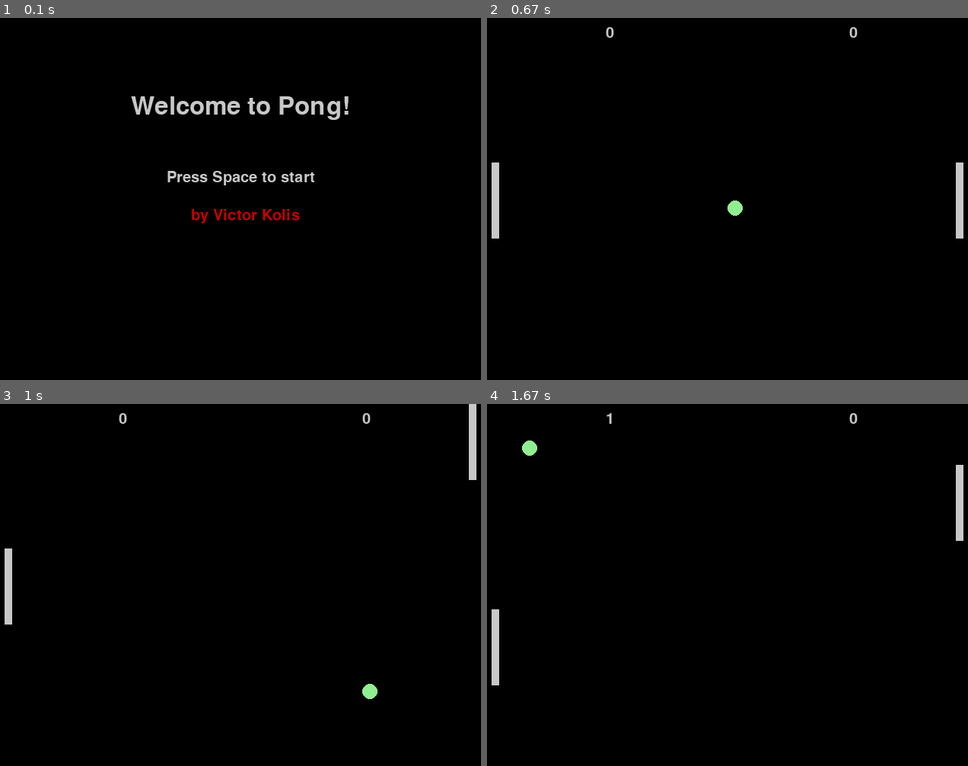
Above: before the commit, frames 1-4 (two rows, left to right).
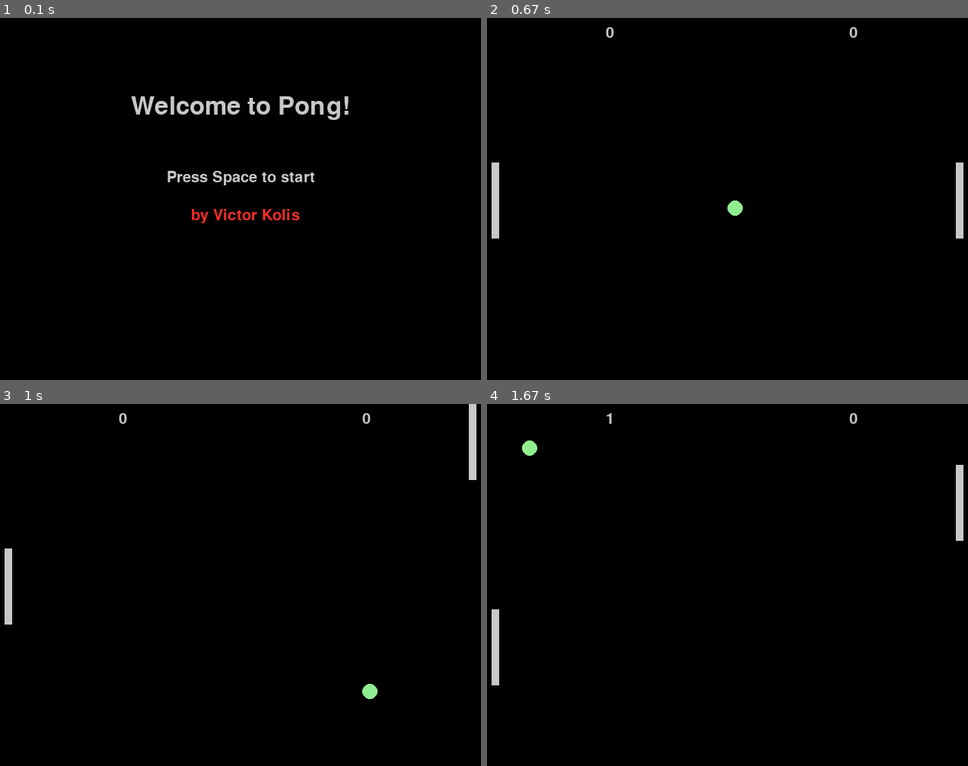
Above: after the commit, the same moments.

Repository: vvrmatos/python-programs
Game: pygame game, started from games/pong/pong.py
Two runs of this game, one before a commit and one after it. Both use one fixed random seed, a clock stepped at 60 frames per second and the inputs below.
Inputs:
- Up to frame 1 (0.1 s): no input
- Up to frame 2 (0.67 s): tap Space at 0.33 s
- Up to frame 3 (1 s): hold Up from 0.67 s (still down); tap Space at 0.73 s
- Up to frame 4 (1.67 s): tap Space at 1.03, 1.23, 1.57 s; release Up at 1.13 s; hold Down 1.17-1.47 s; hold S 1.17-1.47 s; hold Up from 1.5 s (still down); hold W from 1.5 s (still down)

The runs differ from the first frame. In frame 1, 0.3% of the frame differs, in the area x 39-63%, y 52-57%; in frame 2, nothing differs; in frame 3, nothing differs; in frame 4, nothing differs.

Commit message:
small changes, new programs

Diff:
--- a/games/pong/pong.py
+++ b/games/pong/pong.py
@@ -31,16 +31,16 @@
 FONT_SIZE = 30
 WHITE = (200, 200, 200)
 GREEN = (144, 238, 144)
-RED = (200, 0, 0)
+RED = (250, 45, 40)
 
 # Audible
-hit_sound = pygame.mixer.Sound("hit.mp3")
-score_sound = pygame.mixer.Sound("score.mp3")
+hit_sound = pygame.mixer.Sound('hit.mp3')
+score_sound = pygame.mixer.Sound('score.mp3')
 score_sound.set_volume(0.3)
 
 # Set up the display
 screen = pygame.display.set_mode((SCREEN_WIDTH, SCREEN_HEIGHT))
-pygame.display.set_caption("Pong")
+pygame.display.set_caption('Pong')
 font = pygame.font.Font(None, FONT_SIZE)
 
 # Paddle settings
@@ -76,9 +76,9 @@
                     intro = False
 
         screen.fill((0, 0, 0))
-        title_text = title_font.render("Welcome to Pong!", True, WHITE)
-        instruction_text = font.render("Press Space to start", True, WHITE)
-        author_text = font.render("by Victor Kolis", True, RED)
+        title_text = title_font.render('Welcome to Pong!', True, WHITE)
+        instruction_text = font.render('Press Space to start', True, WHITE)
+        author_text = font.render('by Victor Kolis', True, RED)
         screen.blit(title_text, (SCREEN_WIDTH // 2 - title_text.get_width() // 2, 100))
         screen.blit(instruction_text, (SCREEN_WIDTH // 2 - instruction_text.get_width() // 2, 200))
         screen.blit(author_text, (SCREEN_WIDTH // 2 - instruction_text.get_width() // 3, 250))
--- /dev/null
+++ b/pygame-tut/00-learning-the-basics/02-objects-and-fonts/00_rect.py
@@ -0,0 +1,61 @@
+import pygame
+import sys
+
+# Initialize Pygame
+pygame.init()
+
+# Constants for the screen dimensions
+SCREEN_WIDTH, SCREEN_HEIGHT = 640, 480
+
+# Create the screen object
+screen = pygame.display.set_mode((SCREEN_WIDTH, SCREEN_HEIGHT))
+
+# Colors
+WHITE = (255, 255, 255)
+BLUE = (0, 0, 255)
+
+# Rectangle details
+rect_x, rect_y = 300, 220  # Initial position
+rect_width, rect_height = 60, 40
+rect_speed = 5  # Movement speed per frame
+
+# Clock to control the frame rate
+clock = pygame.time.Clock()
+
+# Game loop
+running = True
+while running:
+    for event in pygame.event.get():
+        if event.type == pygame.QUIT:
+            running = False
+
+    # Key press detection
+    keys = pygame.key.get_pressed()
+    if keys[pygame.K_LEFT]:
+        rect_x -= rect_speed
+    if keys[pygame.K_RIGHT]:
+        rect_x += rect_speed
+    if keys[pygame.K_UP]:
+        rect_y -= rect_speed
+    if keys[pygame.K_DOWN]:
+        rect_y += rect_speed
+
+    # Prevent the rectangle from going out of the window
+    rect_x = max(0, min(SCREEN_WIDTH - rect_width, rect_x))
+    rect_y = max(0, min(SCREEN_HEIGHT - rect_height, rect_y))
+
+    # Fill the screen with white to clear old frames
+    screen.fill(WHITE)
+
+    # Draw the rectangle
+    pygame.draw.rect(screen, BLUE, (rect_x, rect_y, rect_width, rect_height))
+
+    # Update the display
+    pygame.display.flip()
+
+    # Control the frame rate
+    clock.tick(60)
+
+# Quit Pygame
+pygame.quit()
+sys.exit()
Renamed: pygame-tut/00-learning-the-basics/00-intro/boilerplate.py -> pygame-tut/00-learning-the-basics/00-intro/00_boilerplate.py
Renamed: pygame-tut/00-learning-the-basics/01-key-handling/exiting.py -> pygame-tut/00-learning-the-basics/01-key-handling/00_exiting.py
